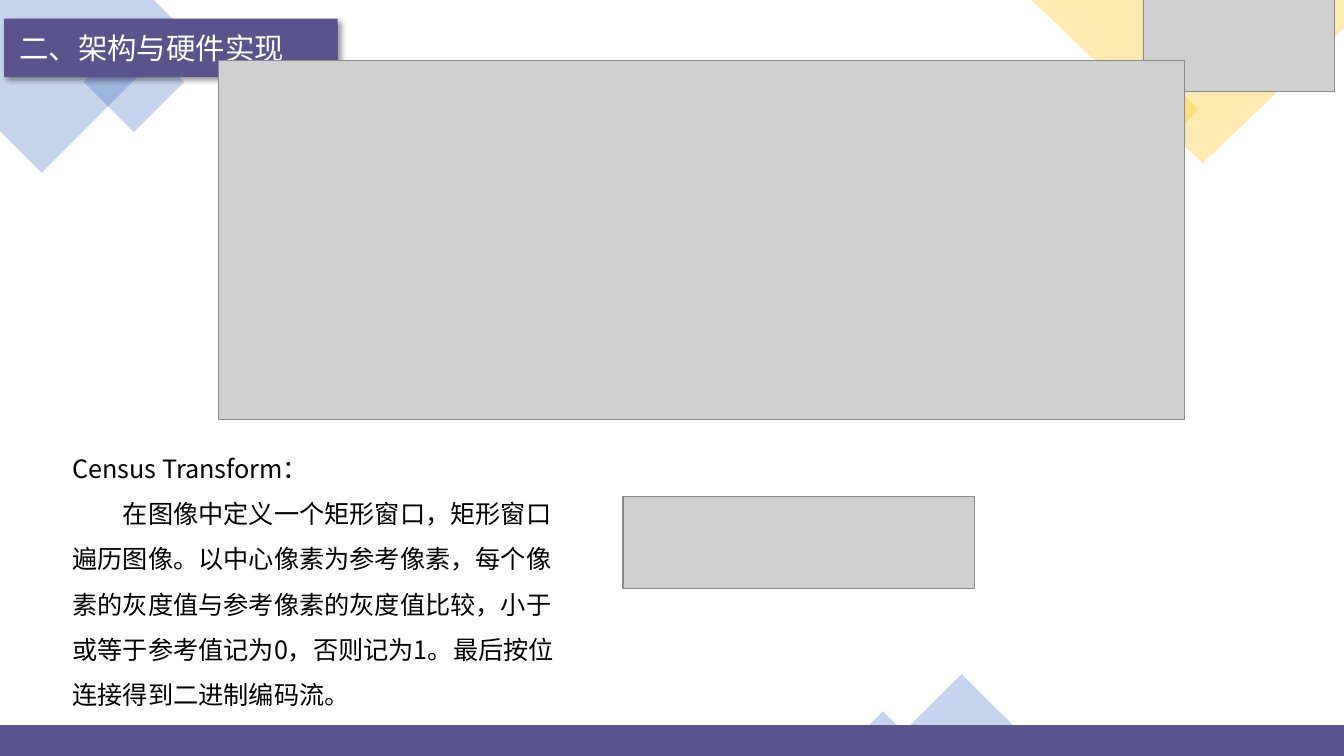
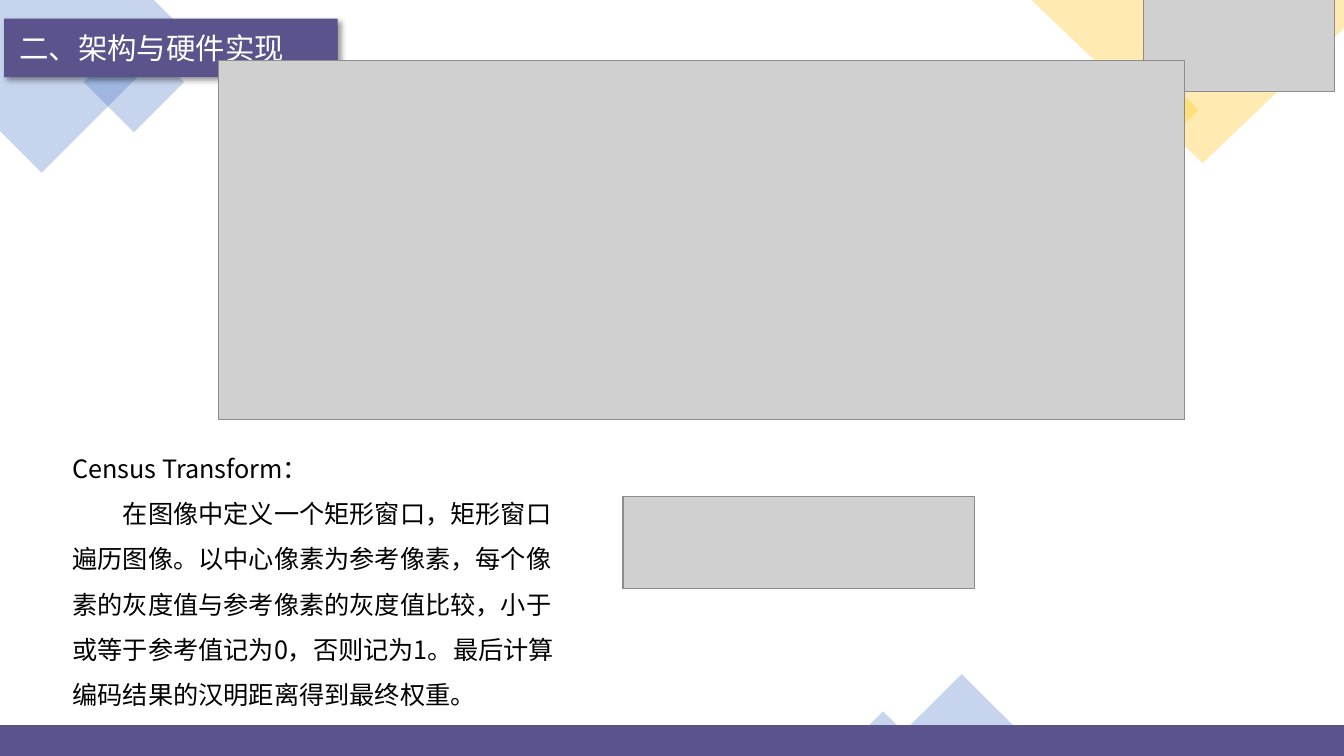
Before and after one commit to jjyy-Huang/LoG-UTE-RAISR-Doc, a slide deck: slide 23 of presentation/16+CICC1215+虹ヶ咲学园芯片设计同好会.pptx. Drawn at 1344x756 pixels with LibreOffice and Linux fonts; fonts in the diff are those of the drawing; grey boxes stand for pictures; background and template pictures are left out. Boxes give left, top, right and bottom in pixels: in the first picture for what was removed or moved away, otherwise in the second. Text is boxed around its words. In the diff, an @@ line names an element or a change of style, - is before the commit and + after.

```diff
--- a/presentation/16+CICC1215+虹ヶ咲学园芯片设计同好会.pptx
+++ b/presentation/16+CICC1215+虹ヶ咲学园芯片设计同好会.pptx
@@ text at [72,501,554,706]: text changed @@
-在图像中定义一个矩形窗口，矩形窗口遍历图像。以中心像素为参考像素，每个像素的灰度值与参考像素的灰度值比较，小于或等于参考值记为0，否则记为1。最后按位连接得到二进制编码流。
+在图像中定义一个矩形窗口，矩形窗口遍历图像。以中心像素为参考像素，每个像素的灰度值与参考像素的灰度值比较，小于或等于参考值记为0，否则记为1。最后计算编码结果的汉明距离得到最终权重。
```
Also in this commit, not shown: 1 other slide changed.
